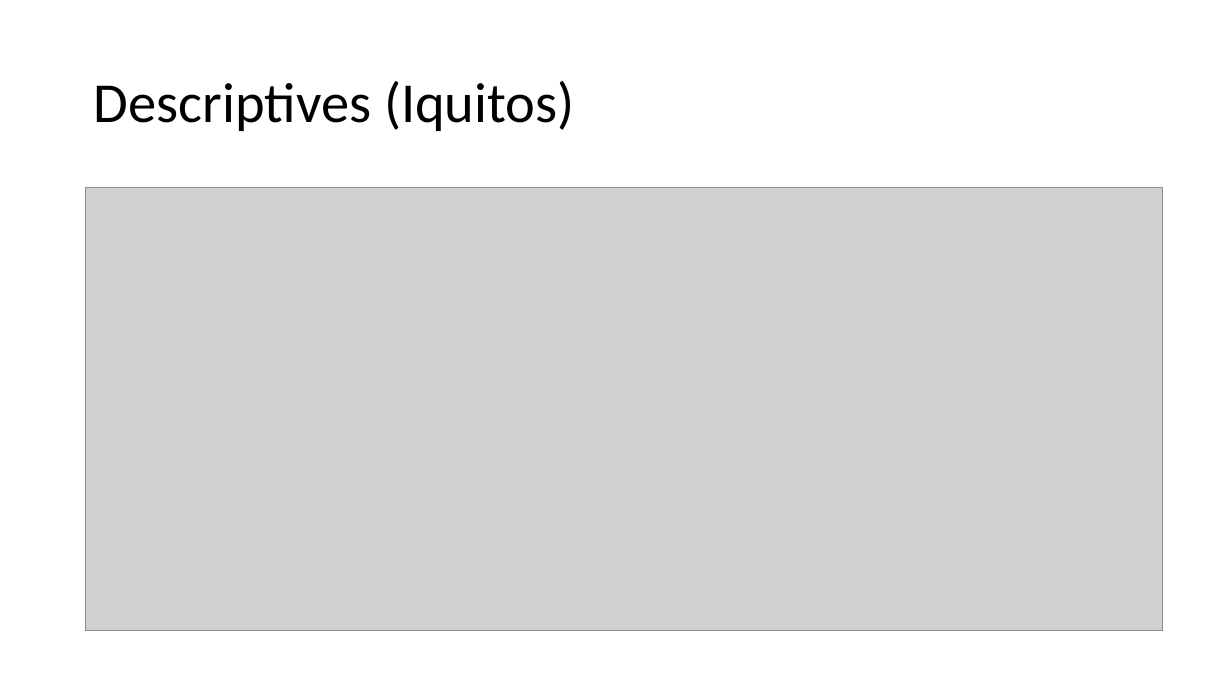
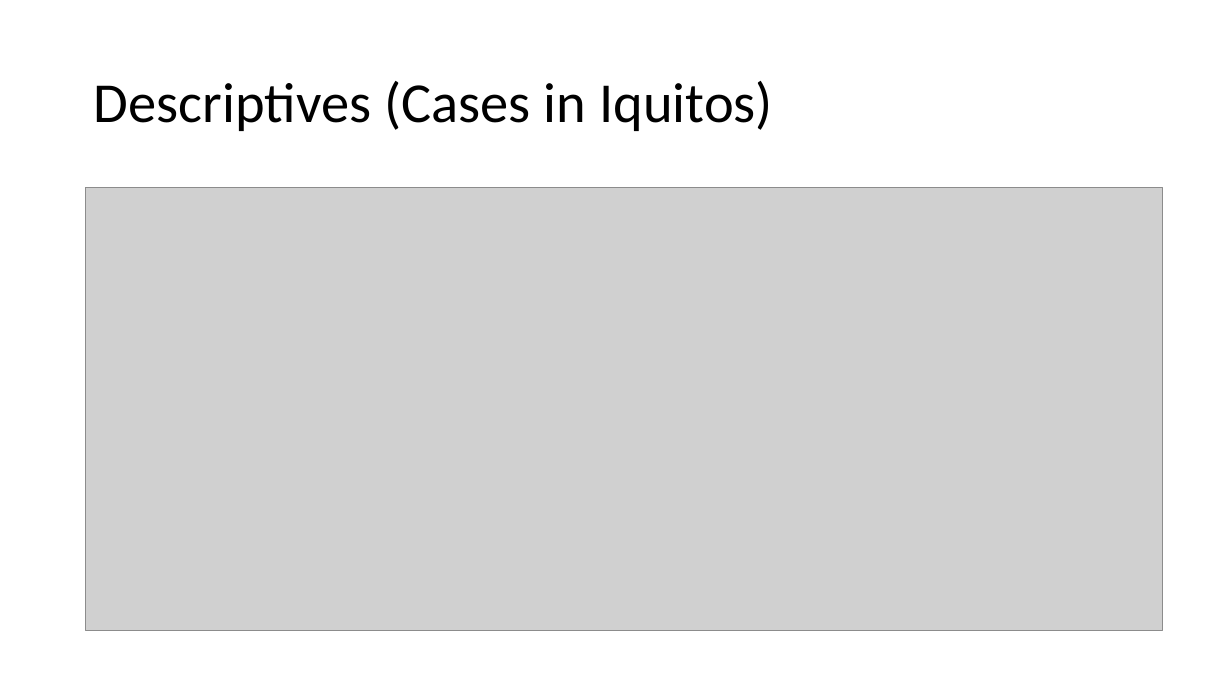
Before and after one commit to mariiader/adc_project, a slide deck: slide 6 of DengAI_PP_1.pptx. Drawn at 1232x693 pixels with LibreOffice and Linux fonts; fonts in the diff are those of the drawing; grey boxes stand for pictures. Boxes give left, top, right and bottom in pixels: in the first picture for what was removed or moved away, otherwise in the second. Text is boxed around its words. In the diff, an @@ line names an element or a change of style, - is before the commit and + after.

```diff
--- a/DengAI_PP_1.pptx
+++ b/DengAI_PP_1.pptx
@@ title at bbox=[94, 81, 773, 131]: text changed @@
-Descriptives (Iquitos)
+Descriptives (Cases in Iquitos)
```
Also in this commit, not shown: 5 other slides changed, 1 slide removed, 19 other files.
